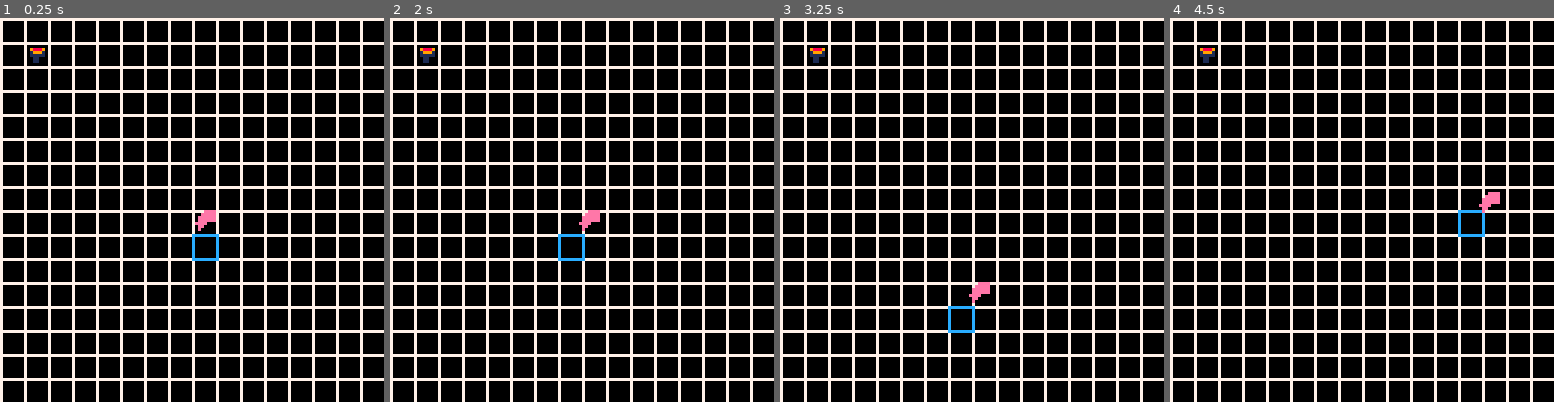
Above: before the commit, frames 1-4 (left to right).
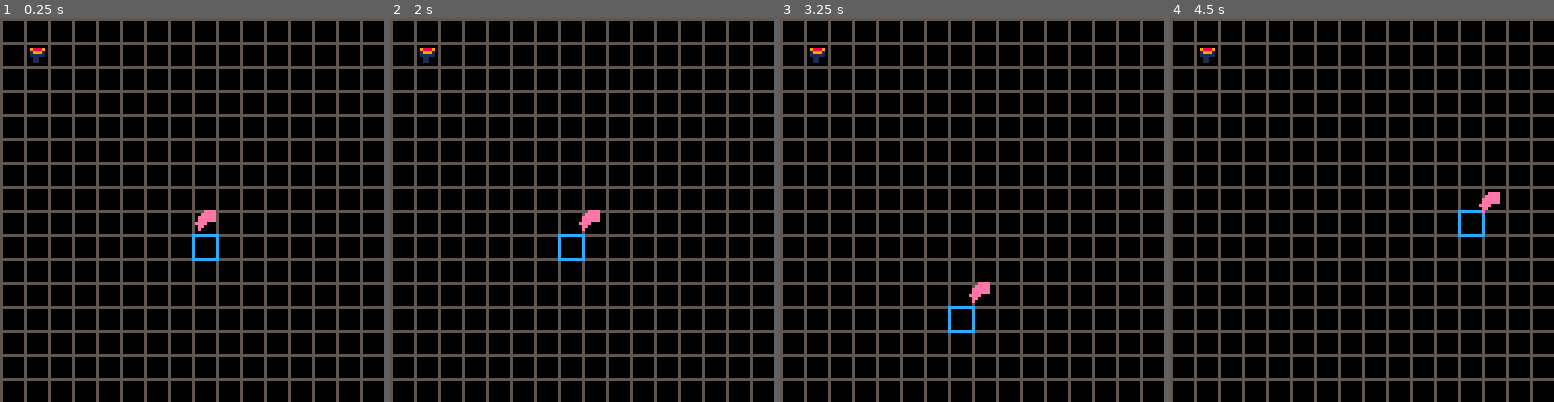
Above: after the commit, the same moments.

Repository: PabloReszczynski/GGJ2019
Game: PICO-8 cartridge ggj19.p8
The game is run twice, just before and just after one commit, with the same random seed, the same clock (stepped at 60 frames per second) and the same inputs.
Inputs:
- Up to frame 1 (0.25 s): no input
- Up to frame 2 (2 s): tap O (Z key) at 0.33, 0.7, 1.43 s; tap X (X key) at 1.07 s; hold Left from 1.97 s (still down)
- Up to frame 3 (3.25 s): tap X (X key) every 0.33 s from 2.07 to 3.07 s; tap O (Z key) at 2.22, 3.1 s; release Left at 2.37 s; hold Down 2.42-2.82 s; hold Right from 2.87 s (still down)
- Up to frame 4 (4.5 s): tap X (X key) every 0.33 s from 3.4 to 4.4 s; release Right at 3.53 s; hold Up 3.58-4.08 s; tap O (Z key) at 3.98 s; hold Right from 4.13 s (still down)

The runs differ from the first frame. In frame 1, 23% of the frame differs, in the area x 0-100%, y 0-100%; in frame 2, 23%; in frame 3, 23%; in frame 4, 23%.

Commit message:
darkgray grid

Diff:
--- a/ggj19.p8
+++ b/ggj19.p8
@@ -115,13 +115,13 @@
  -- vertical lines
   for i = 0,120,8
   do
-    line(i, 0, i, 128, 7 )
+    line(i, 0, i, 128, cl_darkgray)
   end
 
 -- horizontal lines
   for i = 0,120,8
   do
-    line( 0, i, 128, i, 7 )
+    line( 0, i, 128, i, cl_darkgray)
   end
 end
 
